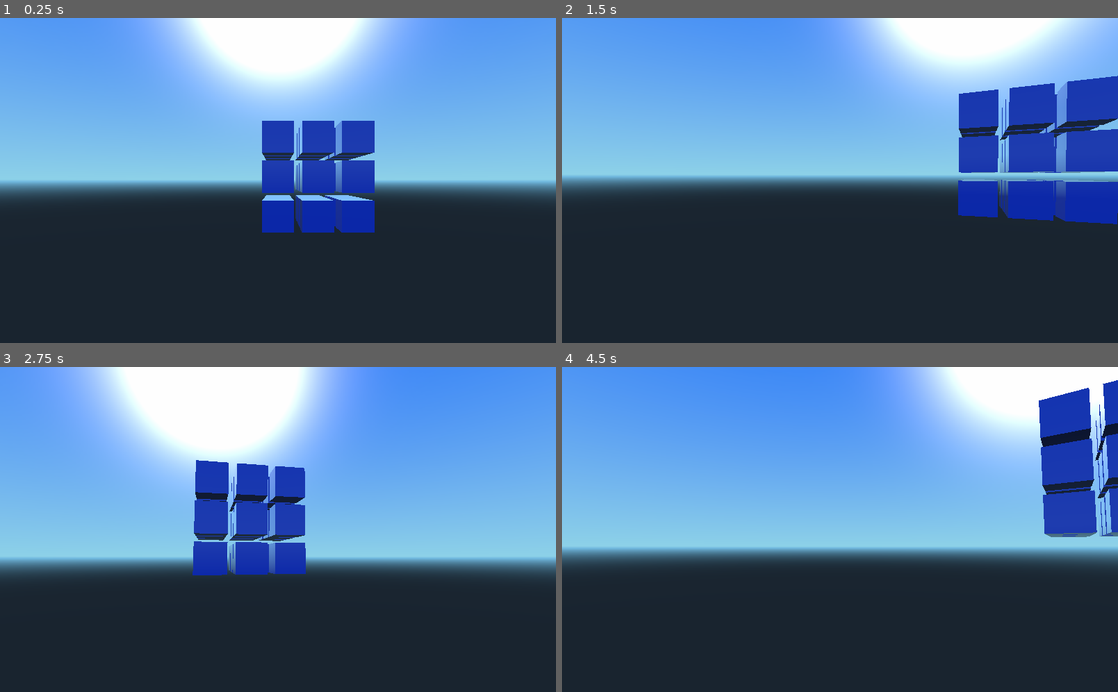
Above: before the commit, frames 1-4 (two rows, left to right).
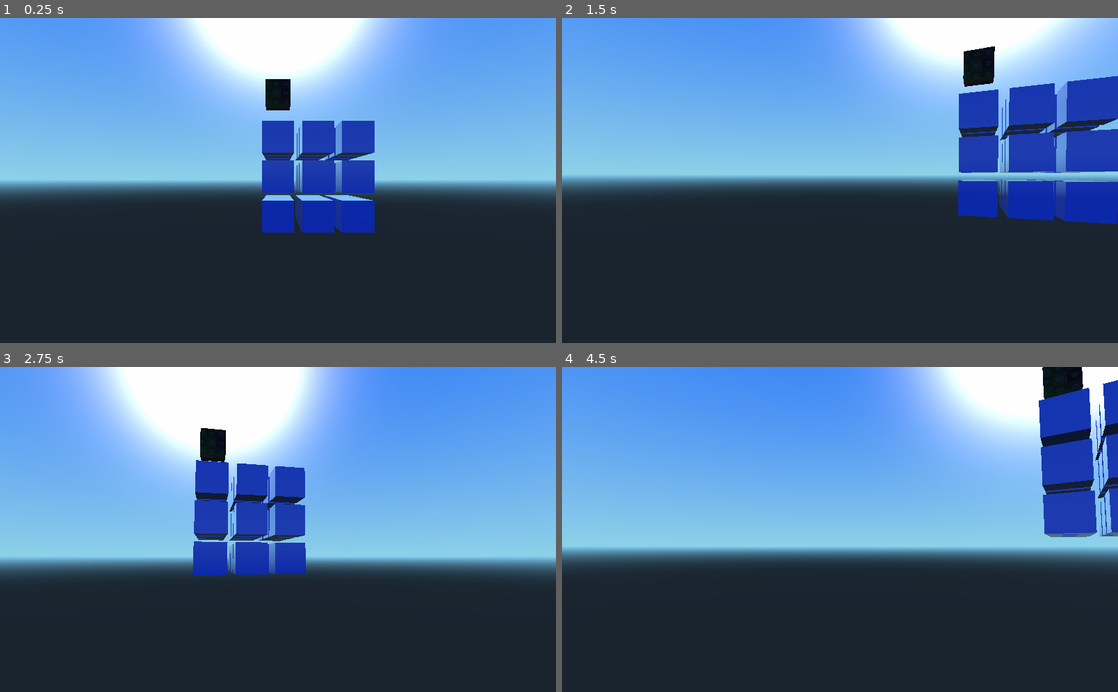
Above: after the commit, the same moments.

Repository: raulcesar/voxelsLearn
Game: Godot game, scene res://cubeInstancer.tscn
Same seed, same stepped clock (60 frames per second), same inputs: the game is played once before the commit and once after it.
Inputs (mouse positions are in pixels of both pictures, inside the frame that each line leads up to):
- Up to frame 1 (0.25 s): no input
- Up to frame 2 (1.5 s): tap Enter at 0.5 s; move the mouse to (867, 180) at 0.52 s; hold Up (ui_up) from 0.53 s (still down); click (867, 180) at 0.67 s; move the mouse to (812, 180) at 1.27 s
- Up to frame 3 (2.75 s): keep holding Up (ui_up); move the mouse to (289, 523) at 2.02 s
- Up to frame 4 (4.5 s): keep holding Up (ui_up); move the mouse to (834, 536) at 2.77 s; click (834, 536) at 2.92 s; move the mouse to (878, 532) at 3.52 s; move the mouse to (795, 526) at 4.27 s

The runs differ from the first frame. In frame 1, 0.4% of the frame differs, in the area x 47-53%, y 18-29%; in frame 2, 0.6%, in the area x 72-78%, y 8-22%; in frame 3, 0.5%; in frame 4, 0.6%.

Commit message:
Learning to create mesh

Diff:
--- a/cubeInstancer.tscn
+++ b/cubeInstancer.tscn
@@ -1,7 +1,8 @@
-[gd_scene load_steps=3 format=2]
+[gd_scene load_steps=4 format=2]
 
 [ext_resource path="res://scripts/main.gd" type="Script" id=1]
 [ext_resource path="res://scripts/camera_control.gd" type="Script" id=2]
+[ext_resource path="res://SimpleObject.obj" type="ArrayMesh" id=3]
 
 [node name="Spatial" type="Spatial" index="0"]
 
@@ -44,3 +45,19 @@
 right_action = "ui_right"
 use_gui = true
 gui_action = "ui_cancel"
+
+[node name="MeshInstance" type="MeshInstance" parent="." index="1"]
+
+transform = Transform( 1, 0, 0, 0, 1, 0, 0, 0, 1, 0, 9.33558, 0 )
+layers = 1
+material_override = null
+cast_shadow = 1
+extra_cull_margin = 0.0
+use_in_baked_light = false
+lod_min_distance = 0.0
+lod_min_hysteresis = 0.0
+lod_max_distance = 0.0
+lod_max_hysteresis = 0.0
+mesh = ExtResource( 3 )
+skeleton = NodePath("..")
+material/0 = null
Binary file added: MyTexture.png
Not shown, added: MyTexture.png.import
Not shown, added: SimpleObject.mtl
Not shown, added: SimpleObject.obj
Not shown, added: SimpleObject.obj.import
Not shown, added: SimpleObject.blend
